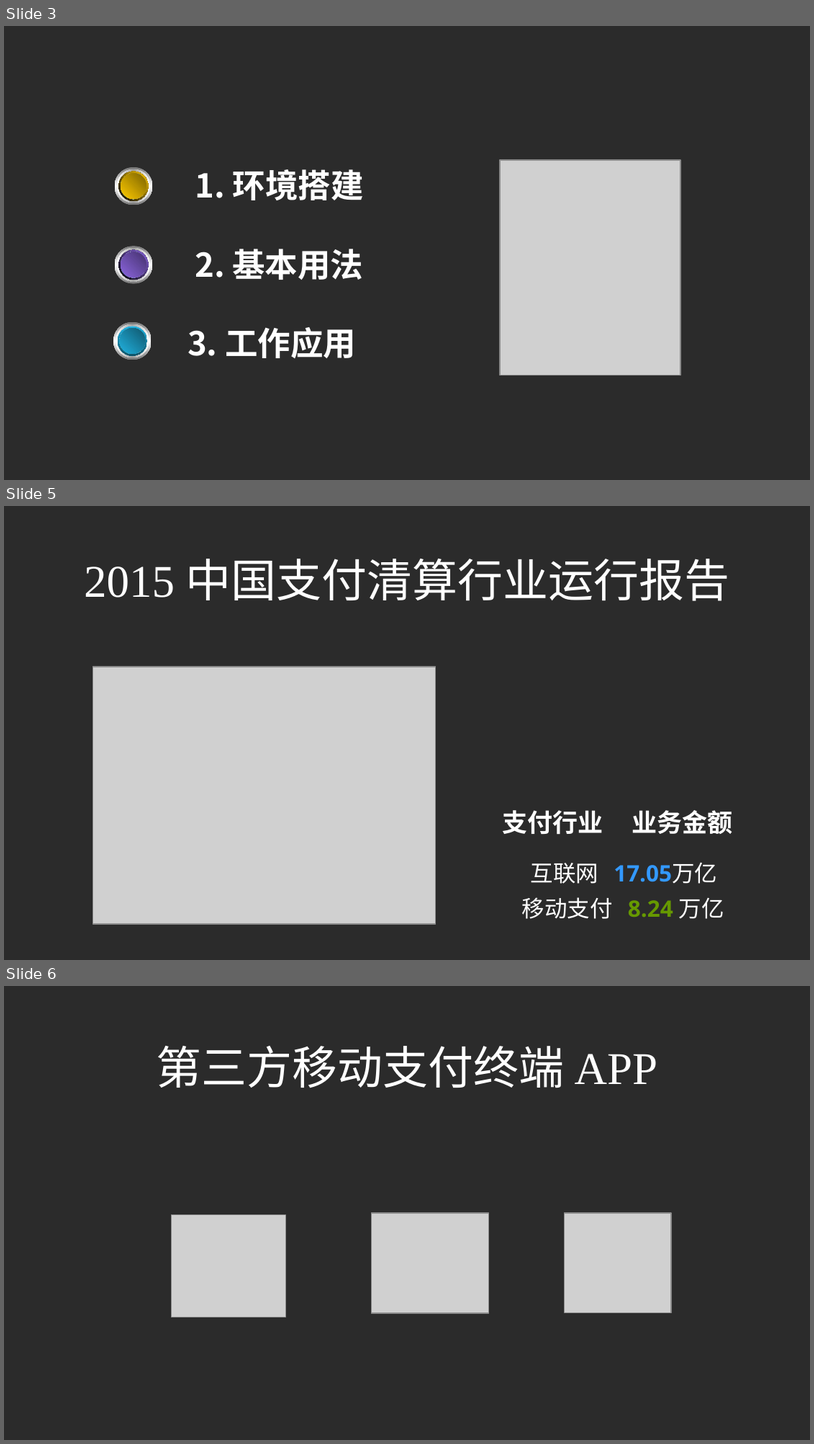
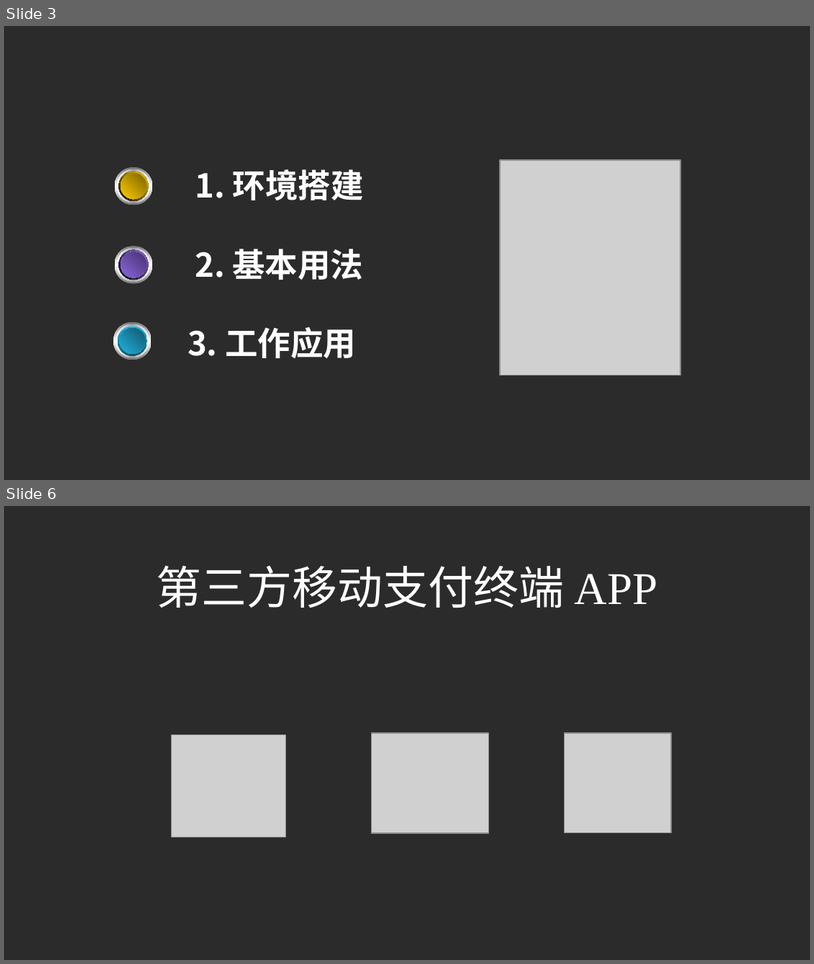
Before and after one commit to liuchangfa/workplace, a slide deck: training/Git/Git.ppt. Shown one above the other, each under a label of ours: slides 3, 5 and 6 before the commit, slides 3 and 6 after it; the slides between them are not shown. The pictures are 814x1444 and 814x964 pixels, drawn with LibreOffice and Linux fonts; fonts in the diff are those of the drawing; grey boxes stand for pictures; background and template pictures are left out; a plain dark background stands for a picture behind light text. Boxes give left, top, right and bottom in pixels: in the first picture for what was removed or moved away, otherwise in the second. Text is boxed around its words. In the diff, an @@ line names an element or a change of style, - is before the commit and + after.

```diff
--- a/training/Git/Git.ppt
+++ b/training/Git/Git.ppt
@@ slide 5 removed at (4, 506, 810, 960), background picture (left out) @@
@@ text removed at (84, 559, 730, 601) @@
-2015 中国支付清算行业运行报告
@@ picture removed at (93, 667, 436, 924) @@
@@ text removed at (503, 810, 733, 834) @@
-支付行业 业务金额
@@ text removed at (531, 862, 718, 883) @@
-互联网 17.05万亿
@@ text removed at (522, 897, 725, 919) @@
-移动支付 8.24 万亿
```
Also in this commit, not shown: 3 slides changed, 2 slides added, 1 other slide removed, 4 other files.
